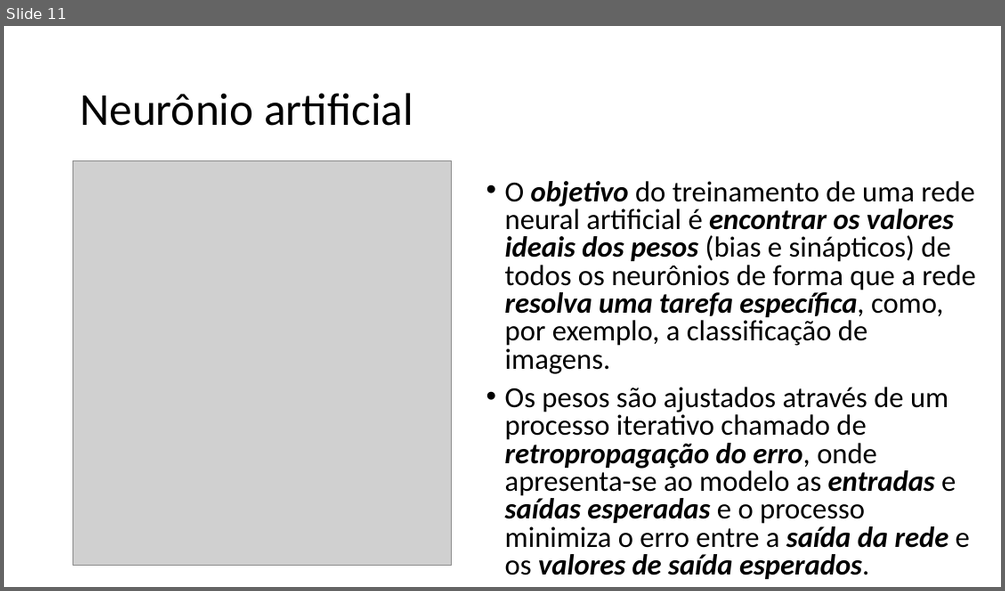
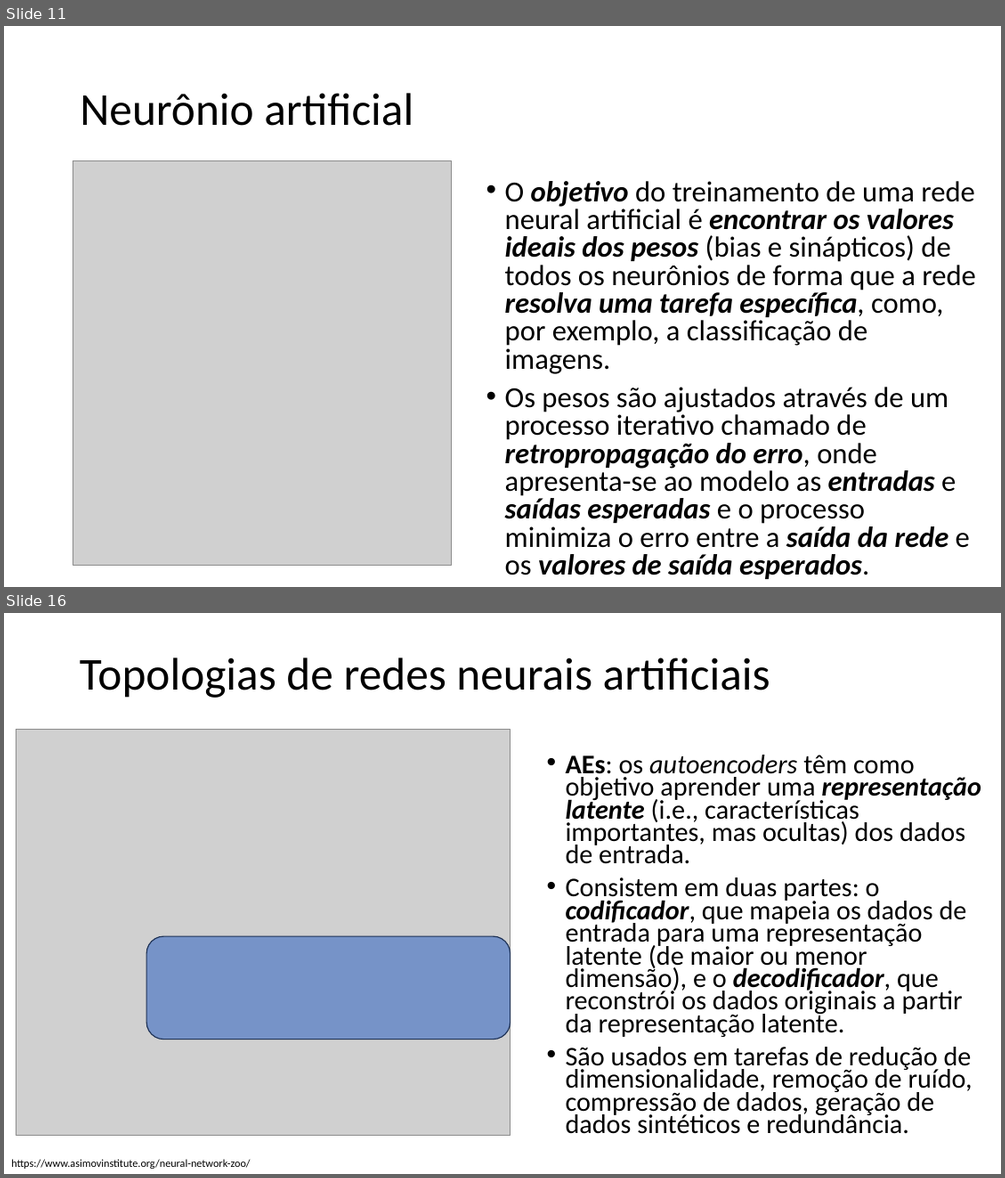
Before and after one commit to zz4fap/tp557-iot-ml, a slide deck: slides/TP557_3_Desafios_do_TinyML_machine_learning.pptx. Shown one above the other, each under a label of ours: slide 11 before the commit, slides 11 and 16 after it; the slides between them are not shown. The pictures are 1005x591 and 1005x1178 pixels, drawn with LibreOffice and Linux fonts; fonts in the diff are those of the drawing; grey boxes stand for pictures. Boxes give left, top, right and bottom in pixels: in the first picture for what was removed or moved away, otherwise in the second. Text is boxed around its words. In the diff, an @@ line names an element or a change of style, - is before the commit and + after.

Commit message:
update of slides

```diff
--- a/slides/TP557_3_Desafios_do_TinyML_machine_learning.pptx
+++ b/slides/TP557_3_Desafios_do_TinyML_machine_learning.pptx
@@ slide 16 added at (4, 613, 1001, 1174), background #FFFFFF @@
@@ title added at (80, 657, 770, 698), 44 pt, text #000000 @@
+Topologias de redes neurais artificiais
@@ picture added at (16, 730, 510, 1135) @@
@@ text added at (566, 755, 981, 1134), 25.9 pt, text #000000 @@
+• AEs: os autoencoders têm como objetivo aprender uma representação latente (i.e., características importantes, mas ocultas) dos dados de entrada.
+• Consistem em duas partes: o codificador, que mapeia os dados de entrada para uma representação latente (de maior ou menor dimensão), e o decodificador, que reconstrói os dados originais a partir da representação latente.
+• São usados em tarefas de redução de dimensionalidade, remoção de ruído, compressão de dados, geração de dados sintéticos e redundância.
@@ rounded rectangle added at (146, 936, 510, 1039), fill #4472C4 at 64% opacity, outline #1E3256 1 pt @@
@@ text added at (11, 1159, 250, 1168), 10.5 pt, text #000000 @@
+https://www.asimovinstitute.org/neural-network-zoo/
```
Also in this commit, not shown: 7 other slides added, 1 slide removed.
